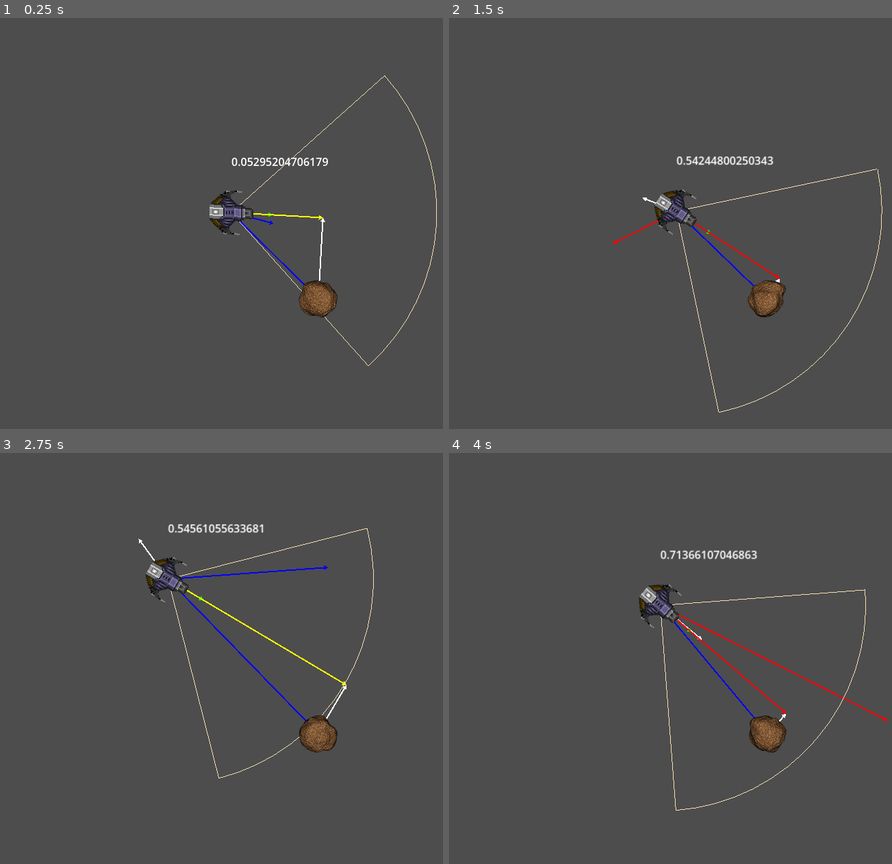
Above: before the commit, frames 1-4 (two rows, left to right).
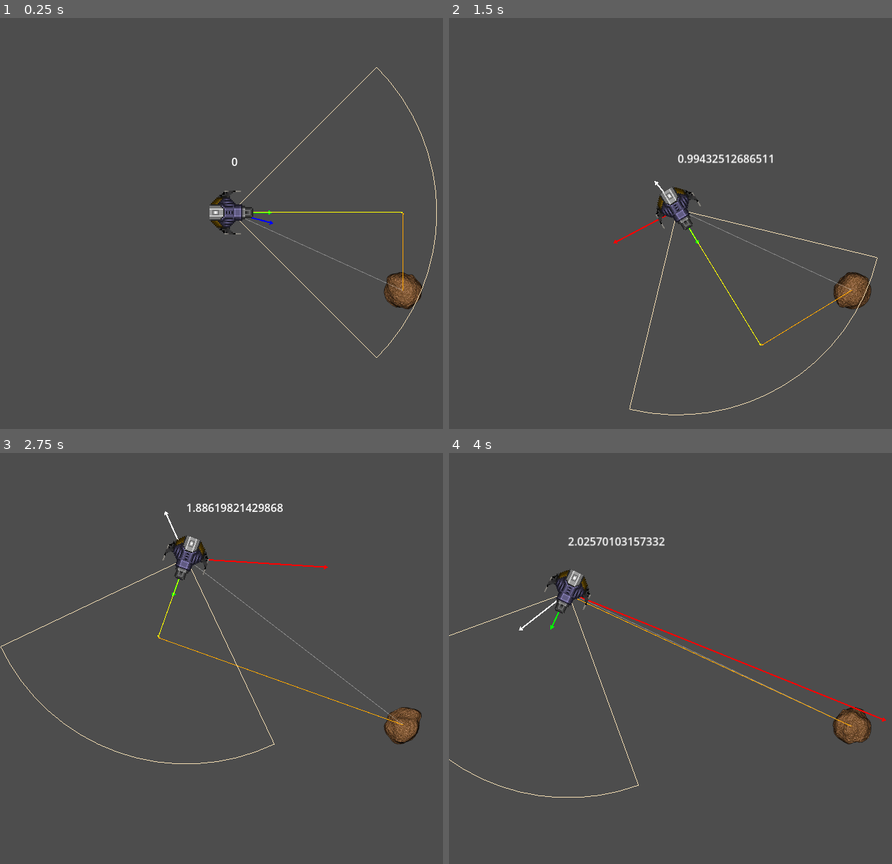
Above: after the commit, the same moments.

Repository: JohnMeadow1/GodotGeometryElements
Game: Godot game, scene res://main.tscn
Two runs of this game, one before a commit and one after it. Both use one fixed random seed, a clock stepped at 60 frames per second and the inputs below.
Inputs (mouse positions are in pixels of both pictures, inside the frame that each line leads up to):
- Up to frame 1 (0.25 s): no input
- Up to frame 2 (1.5 s): move the mouse to (843, 202) at 0.52 s; hold D (RIGHT) 0.53-1.28 s; click (843, 202) at 0.67 s; move the mouse to (612, 244) at 1.27 s; hold S (DOWN) from 1.28 s (still down); click (612, 244) at 1.42 s
- Up to frame 3 (2.75 s): move the mouse to (327, 568) at 2.02 s; release S (DOWN) at 2.03 s; hold D (RIGHT) from 2.03 s (still down); click (327, 568) at 2.17 s
- Up to frame 4 (4 s): move the mouse to (697, 740) at 2.77 s; release D (RIGHT) at 2.78 s; hold W (UP) 2.78-3.53 s; click (697, 740) at 2.92 s; move the mouse to (887, 720) at 3.52 s; hold A (LEFT) from 3.53 s (still down); click (887, 720) at 3.67 s

The runs differ from the first frame. In frame 1, 2.1% of the frame differs, in the area x 47-99%, y 12-85%; in frame 2, 2.9%; in frame 3, 3.9%; in frame 4, 4.1%, in the area x 0-100%, y 20-87%.

Commit message:
refactor again

Diff:
--- a/godot_4/03_steering/main.tscn
+++ b/godot_4/03_steering/main.tscn
@@ -1,60 +1,13 @@
-[gd_scene load_steps=6 format=3 uid="uid://bqsbc30lactt5"]
+[gd_scene load_steps=3 format=3 uid="uid://bqsbc30lactt5"]
 
 [ext_resource type="PackedScene" uid="uid://bc333b8xb3r47" path="res://nodes/spaceship.tscn" id="1_pyx5i"]
-[ext_resource type="Texture2D" uid="uid://6dweb0segtvk" path="res://sprites/asteroid.png" id="2_uwi10"]
-
-[sub_resource type="Animation" id="Animation_ifn0g"]
-resource_name = "idle"
-length = 4.0
-loop_mode = 1
-tracks/0/type = "value"
-tracks/0/imported = false
-tracks/0/enabled = true
-tracks/0/path = NodePath(".:frame")
-tracks/0/interp = 1
-tracks/0/loop_wrap = true
-tracks/0/keys = {
-"times": PackedFloat32Array(0, 4),
-"transitions": PackedFloat32Array(1, 1),
-"update": 0,
-"values": [0, 63]
-}
-
-[sub_resource type="Animation" id="Animation_1q6au"]
-length = 0.001
-tracks/0/type = "value"
-tracks/0/imported = false
-tracks/0/enabled = true
-tracks/0/path = NodePath(".:frame")
-tracks/0/interp = 1
-tracks/0/loop_wrap = true
-tracks/0/keys = {
-"times": PackedFloat32Array(0),
-"transitions": PackedFloat32Array(1),
-"update": 1,
-"values": [0]
-}
-
-[sub_resource type="AnimationLibrary" id="AnimationLibrary_gjrub"]
-_data = {
-"RESET": SubResource("Animation_1q6au"),
-"idle": SubResource("Animation_ifn0g")
-}
+[ext_resource type="PackedScene" uid="uid://csbbnyhj4qe20" path="res://nodes/asteroid.tscn" id="2_xpdaq"]
 
 [node name="Main" type="Node2D"]
 metadata/_edit_lock_ = true
 
+[node name="Asteroid" parent="." instance=ExtResource("2_xpdaq")]
+position = Vector2(589, 398)
+
 [node name="Spaceship" parent="." instance=ExtResource("1_pyx5i")]
 position = Vector2(338, 284)
-
-[node name="Asteroid" type="Sprite2D" parent="."]
-position = Vector2(465, 410)
-texture = ExtResource("2_uwi10")
-hframes = 8
-vframes = 8
-
-[node name="AnimationPlayer" type="AnimationPlayer" parent="Asteroid"]
-autoplay = "idle"
-libraries = {
-"": SubResource("AnimationLibrary_gjrub")
-}
--- /dev/null
+++ b/godot_4/03_steering/nodes/asteroid.tscn
@@ -0,0 +1,52 @@
+[gd_scene load_steps=5 format=3 uid="uid://csbbnyhj4qe20"]
+
+[ext_resource type="Texture2D" uid="uid://6dweb0segtvk" path="res://sprites/asteroid.png" id="1_84lv2"]
+
+[sub_resource type="Animation" id="Animation_wppvi"]
+length = 0.001
+tracks/0/type = "value"
+tracks/0/imported = false
+tracks/0/enabled = true
+tracks/0/path = NodePath(".:frame")
+tracks/0/interp = 1
+tracks/0/loop_wrap = true
+tracks/0/keys = {
+"times": PackedFloat32Array(0),
+"transitions": PackedFloat32Array(1),
+"update": 1,
+"values": [0]
+}
+
+[sub_resource type="Animation" id="Animation_oh5y0"]
+resource_name = "idle"
+length = 6.4
+loop_mode = 1
+tracks/0/type = "value"
+tracks/0/imported = false
+tracks/0/enabled = true
+tracks/0/path = NodePath(".:frame")
+tracks/0/interp = 1
+tracks/0/loop_wrap = true
+tracks/0/keys = {
+"times": PackedFloat32Array(0, 6.4),
+"transitions": PackedFloat32Array(1, 1),
+"update": 0,
+"values": [0, 63]
+}
+
+[sub_resource type="AnimationLibrary" id="AnimationLibrary_ew8se"]
+_data = {
+"RESET": SubResource("Animation_wppvi"),
+"idle": SubResource("Animation_oh5y0")
+}
+
+[node name="Asteroid" type="Sprite2D"]
+texture = ExtResource("1_84lv2")
+hframes = 8
+vframes = 8
+
+[node name="AnimationPlayer" type="AnimationPlayer" parent="."]
+autoplay = "idle"
+libraries = {
+"": SubResource("AnimationLibrary_ew8se")
+}
--- a/godot_4/03_steering/nodes/spaceship.gd
+++ b/godot_4/03_steering/nodes/spaceship.gd
@@ -1,64 +1,66 @@
 extends Node2D
 
 const ACCELERATION := 300.0
-const ANGULAR_ACCELERATION := 0.5
-var speed := 0.0
+const ANGULAR_ACCELERATION := 5.5
 var velocity := Vector2()
 var angular_velocity := 0.0
 var thrust := 0.0
 var angular_thrust := 0.0
 
 var orientation := 0.0
-var heading := Vector2(1,0)
-var vector_to_mouse :Vector2
+var heading := Vector2(1, 0)
+
+
+var vector_to_mouse := Vector2(0,0)
 var fov_radius := 300
 var fov_angle := deg_to_rad(90)
-var in_field_of_view := false
+var is_in_fov := false
+
 @onready var sprite_2d = $Sprite2D as Sprite2D
 @onready var asteroid = $"../Asteroid"
 
-var is_mouse_control := true
-var vector_to_asteroid :=Vector2()
+var vector_to_asteroid := Vector2()
 var projection := Vector2()
-
+var is_mouse_control := false
 
 func _process(delta):
 	process_input()
 	$Label.text = str(orientation)
+	vector_to_mouse = get_global_mouse_position() - position
+	vector_to_asteroid = asteroid.position - position
 
-	vector_to_mouse = get_global_mouse_position() - position
+	is_in_fov = false
+	if vector_to_mouse.length() < fov_radius:
+		if heading.dot(vector_to_mouse.normalized()) > cos(fov_angle * 0.5):
+			is_in_fov = true
+
 	if is_mouse_control:
-		var dot = heading.dot(vector_to_mouse.normalized())
-		var cross = heading.cross(vector_to_mouse.normalized())
+		var dot = heading.dot(vector_to_mouse)
+		var cross = heading.cross(vector_to_mouse)
 		var angle_to_mouse = atan2(cross, dot)
 		orientation += angle_to_mouse * delta
-
-		in_field_of_view = false
-		if vector_to_mouse.length() < fov_radius:
-			if abs(angle_to_mouse) < fov_angle * 0.5:
-				in_field_of_view = true
-
 	else:
 		angular_velocity += angular_thrust * delta
-		orientation += angular_velocity
-		angular_velocity *= 0.9
+		orientation += angular_velocity * delta
+		angular_velocity -= angular_velocity * 3.0 * delta
 
-	vector_to_asteroid = asteroid.position - position
 	heading = Vector2(cos(orientation), sin(orientation))
-	var W = vector_to_asteroid
-	var V = heading
+	projection = vector_to_asteroid.project(heading)
+
+#	var W = vector_to_asteroid
+#	var V = heading
 #	projection = W.dot(V) / V.length_squared() * V
-	projection = W.project(V)
 
 	velocity += heading * thrust * delta
+	position += velocity * delta
 	velocity -= velocity * delta
-	position += velocity * delta
 	sprite_2d.rotation = orientation
 	queue_redraw()
 
 func process_input():
 	thrust = 0
 	angular_thrust = 0
+	is_mouse_control = false
 	if Input.is_action_pressed("RIGHT"):
 		angular_thrust = ANGULAR_ACCELERATION
 	if Input.is_action_pressed("LEFT"):
@@ -68,20 +70,23 @@
 	if Input.is_action_pressed("DOWN"):
 		thrust = -ACCELERATION
 
+	if Input.is_mouse_button_pressed(MOUSE_BUTTON_LEFT):
+		is_mouse_control = true
+
 func _draw():
 	draw_vector(Vector2(0,0), velocity, Color.WHITE, 2)
 	draw_vector(Vector2(0,0), heading*60, Color.GREEN, 2)
-	draw_vector(Vector2(0,0), vector_to_asteroid, Color.BLUE, 2)
 
-	var distance = projection - vector_to_asteroid
-	if distance.length() < 60:
-		draw_vector(Vector2(0,0), projection, Color.RED, 2)
+	draw_vector(Vector2(0,0), vector_to_asteroid, Color(1,1,1,0.3), 1)
+	draw_vector(Vector2(0,0), projection, Color.YELLOW, 1)
+	var difference = projection - vector_to_asteroid
+
+	if difference.length() < 60:
+		draw_vector(vector_to_asteroid, difference, Color.RED, 2)
 	else:
-		draw_vector(Vector2(0,0), projection, Color.YELLOW, 2)
+		draw_vector(vector_to_asteroid, difference, Color.ORANGE, 1)
 
-	draw_vector(vector_to_asteroid, distance, Color.WHITE, 2)
-
-	if in_field_of_view:
+	if is_in_fov:
 		draw_vector(Vector2(0,0), vector_to_mouse, Color.BLUE, 2)
 	else:
 		draw_vector(Vector2(0,0), vector_to_mouse, Color.RED, 2)
--- a/godot_4/03_steering/nodes/spaceship.tscn
+++ b/godot_4/03_steering/nodes/spaceship.tscn
@@ -15,3 +15,4 @@
 offset_top = -86.0
 offset_right = 67.0
 offset_bottom = -60.0
+text = "text"
